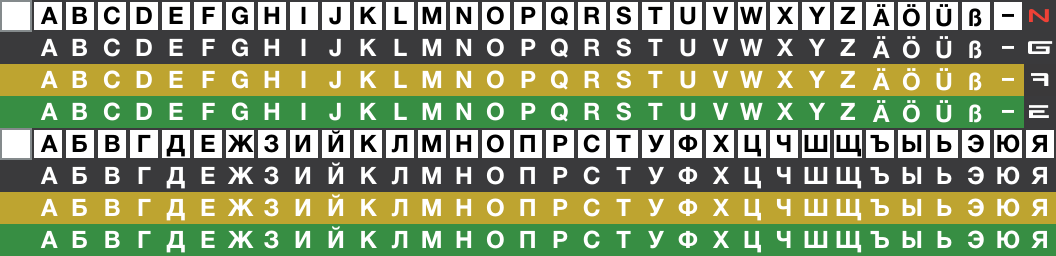
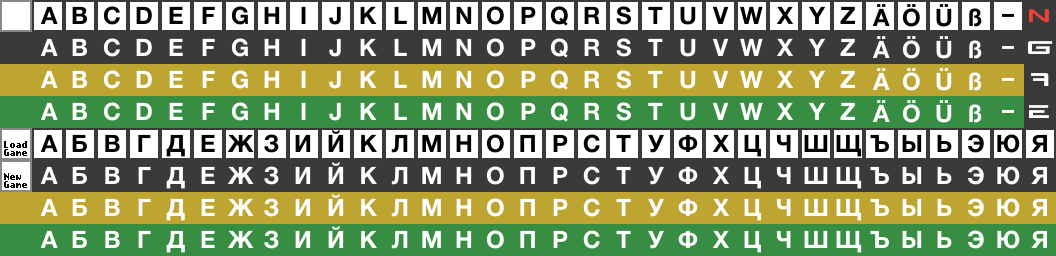
Layered file, before and after one edit (1056 × 256). Changes by layer:
added layer "Load game" above "New game" over (x1=4, y1=141, x2=27, y2=156)
added layer "New game" above "Background" over (x1=4, y1=173, x2=27, y2=188)
painted on "Background" over (x1=0, y1=160, x2=32, y2=192)
painted on "Frame #1" over (x1=0, y1=160, x2=32, y2=192)
